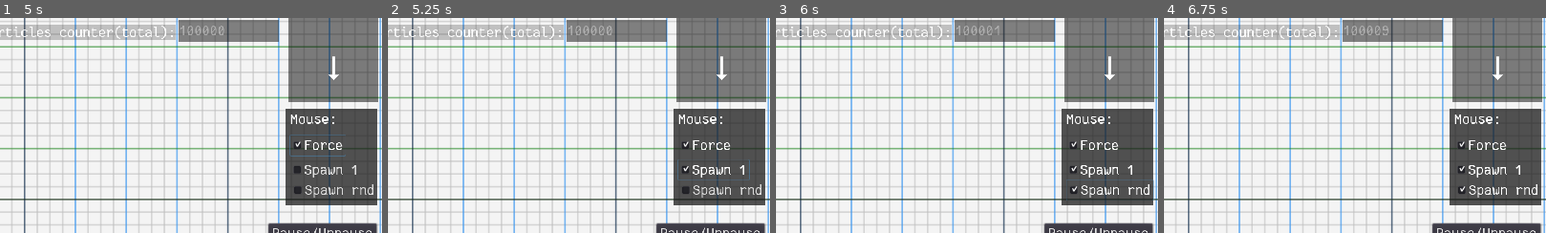
Above: before the commit, frames 1-4 (left to right).
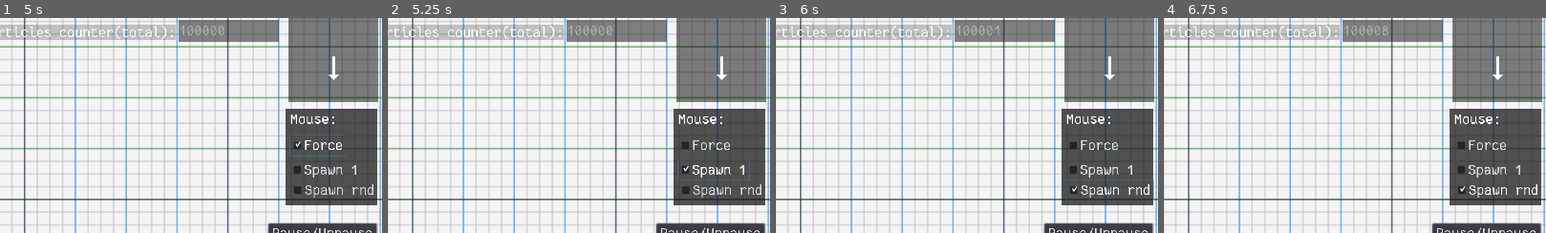
Above: after the commit, the same moments.

Repository: danilw/godot-utils-and-other
Game: Godot game, scene res://scene.tscn
Same seed, same stepped clock (60 frames per second), same inputs: the game is played once before the commit and once after it.
Inputs:
- Up to frame 1 (5 s): click "Clean" at 0.5 s; click "Clean 50k" at 1.25 s; click "Clean 100k" at 2 s; click "Info" at 2.75 s; click "OK" at 3.5 s; click "Force" at 4.25 s
- Up to frame 2 (5.25 s): click "Spawn 1" at 5 s
- Up to frame 3 (6 s): click "Spawn rnd" at 5.75 s
- Up to frame 4 (6.75 s): click "Set/Update" at 6.5 s
The pictures show only the part of the screen within x 50-100%, y 5-55%; the shares and areas given below are measured in that part.

Frame 1 is identical in both runs. In frame 2, 0.1% of the frame differs, in the area x 77-90%, y 56-62%; in frame 3, 0.3%; in frame 4, 0.3%, in the area x 57-94%, y 4-75%.

Commit message:
Fix UI circular event loop bug, 3.2 update

Diff:
--- a/particle_self_collision/mini_example/scene.tscn
+++ b/particle_self_collision/mini_example/scene.tscn
@@ -7,7 +7,6 @@
 [ext_resource path="res://shaders/data_FBO.shader" type="Shader" id=5]
 [ext_resource path="res://scripts/data_fbo.gd" type="Script" id=6]
 [ext_resource path="res://shaders/iChannel0.shader" type="Shader" id=7]
-[ext_resource path="res://scripts/iChannel1.gd" type="Script" id=8]
 [ext_resource path="res://scripts/fbo_self.gd" type="Script" id=9]
 [ext_resource path="res://shaders/mainImage.shader" type="Shader" id=10]
 [ext_resource path="res://shaders/Particle_fragment.shader" type="Shader" id=11]
@@ -75,41 +74,12 @@
 [sub_resource type="ImageTexture" id=7]
 size = Vector2( 640, 360 )
 
-[sub_resource type="ViewportTexture" id=8]
-viewport_path = NodePath("iChannel0")
-
-[sub_resource type="ViewportTexture" id=9]
-viewport_path = NodePath("data_FBO")
-
-[sub_resource type="ShaderMaterial" id=10]
-resource_local_to_scene = true
-shader = ExtResource( 7 )
-shader_param/iTime = null
-shader_param/iFrame = null
-shader_param/scale_v = null
-shader_param/clean_scr = null
-shader_param/clean_scr5 = null
-shader_param/clean_scr10 = null
-shader_param/scr_posx = null
-shader_param/scr_posy = null
-shader_param/speed_x = null
-shader_param/last_index = null
-shader_param/spawn1 = null
-shader_param/spawn2 = null
-shader_param/gravity = Vector2( 0, -0.006 )
-shader_param/iMouse = Vector3( 1, 1, 0 )
-shader_param/iChannel0 = SubResource( 8 )
-shader_param/iChannel1 = SubResource( 9 )
-
-[sub_resource type="ImageTexture" id=11]
-size = Vector2( 640, 360 )
-
 [sub_resource type="CanvasItemMaterial" id=12]
 blend_mode = 4
 light_mode = 1
 
-[sub_resource type="ViewportTexture" id=13]
-viewport_path = NodePath("iChannel1")
+[sub_resource type="ViewportTexture" id=44]
+viewport_path = NodePath("iChannel0")
 
 [sub_resource type="ViewportTexture" id=14]
 viewport_path = NodePath("data_FBO")
@@ -328,19 +298,6 @@
 centered = false
 script = ExtResource( 4 )
 
-[node name="iChannel1" type="Viewport" parent="."]
-size = Vector2( 640, 360 )
-transparent_bg = true
-disable_3d = true
-render_target_v_flip = true
-render_target_update_mode = 3
-
-[node name="Sprite" type="Sprite" parent="iChannel1"]
-material = SubResource( 10 )
-texture = SubResource( 11 )
-centered = false
-script = ExtResource( 8 )
-
 [node name="iChannel_buf0" type="Viewport" parent="."]
 size = Vector2( 640, 360 )
 transparent_bg = true
@@ -350,7 +307,7 @@
 
 [node name="Sprite" type="Sprite" parent="iChannel_buf0"]
 material = SubResource( 12 )
-texture = SubResource( 13 )
+texture = SubResource( 44 )
 centered = false
 
 [node name="data_buf" type="Viewport" parent="."]
--- a/particle_self_collision/mini_example/scripts/Control.gd
+++ b/particle_self_collision/mini_example/scripts/Control.gd
@@ -7,6 +7,7 @@
 onready var oMouse=Vector2(global_v.iMouse.x,global_v.iMouse.y)
 
 func _process(delta):
+	press_once=true
 	global_v.clean_scr=false
 	global_v.clean_scr5=false
 	global_v.clean_scr10=false
--- a/particle_self_collision/mini_example/shaders/iChannel0.shader
+++ b/particle_self_collision/mini_example/shaders/iChannel0.shader
@@ -184,9 +184,9 @@
     float BALL_SIZE = 0.90 * SIZE; // should be between sqrt(2)/2 and 1
     float BALL_D = 2.0 * BALL_SIZE;
     int H = 340; // Reduce this if you want to play with surface or reduce pressure at the bottom
-    float VEL_LIMIT = 0.2 * BALL_SIZE;
+    float VEL_LIMIT = 0.3 * BALL_SIZE;
     vec2 G = gravity;//vec2(0.0, -0.006); // 0.006
-    float E_FORCE = 1.9;
+    float E_FORCE = .9;
     float M = 0.6 * BALL_SIZE;
     float DAMP_K = 0.98;
     float SQ_K = 0.0;
Not shown: 1 places in particle_self_collision/mini_example/scene.tscn that only renumber resources
